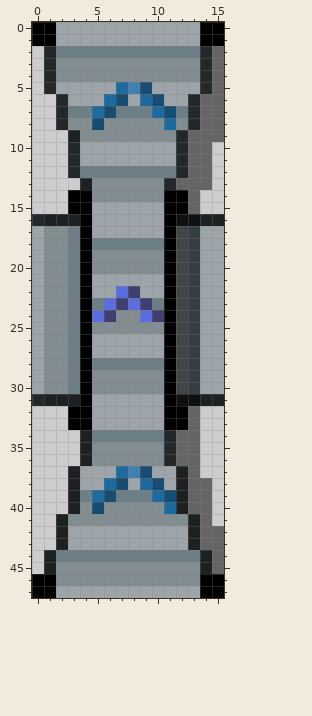
Two states of a pixel-art file, data/gfx/world-obj/belt-over.ase. Above: the version before the commit.
16x48 pixels, 1 frame. Colours within 5 levels of each other are drawn and written as one.
New version:
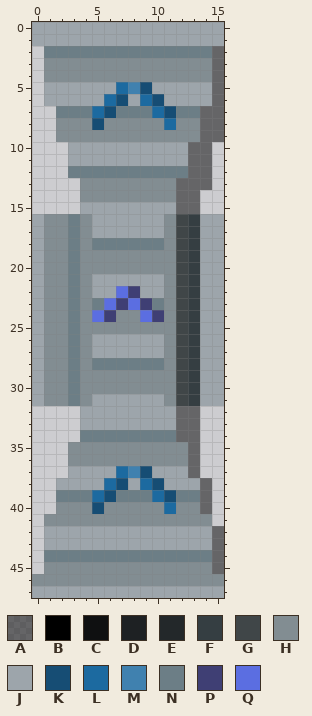
Palette (. is transparent): A #00000081  B #000000  C #0f1011  D #1e2123  E #23282a  F #353e42  G #404648  H #828d92  J #9da5ab  K #164d74  L #1c6aa0  M #4081af  N #6c7e86  P #3f3f74  Q #5b6ee1
The exact change:
Layers "Flattened", "Under":
Colour A replaces colour B in rows 14 to 15 at x 12; in rows 32 to 33 at x 12.
Colour F replaces colour C in row 16 at x 13; in row 31 at x 13.
Colour G replaces colour C in row 16 at x 12; in row 31 at x 12.
Colour H is added in row 9 at x 2; in rows 35 to 36 at x 3; in row 40 at x 2; in row 41 at x 1.
Colour H replaces colour A in row 9 at x 13; in rows 35 to 36 at x 12; in row 40 at x 13; in row 41 at x 14.
Colour H replaces colour B in row 14 at x 4 and 11; in rows 16 to 31 at x 4 and 11; in row 46 at x 0 to 1 and 14 to 15.
Colour H replaces colour D in row 9 at x 3; in row 13 at x 4; in row 16 at x 1 to 2; in row 31 at x 1 to 2; in rows 35 to 36 at x 4; in row 40 at x 3 and 12.
Colour H replaces colour D in row 41 at x 2 and 13; in row 45 at x 1 and 14.
Colour H replaces colour E in rows 3 to 4 at x 1 and 14; in row 8 at x 2 and 13; in row 9 at x 12; in row 13 at x 11; in rows 35 to 36 at x 11.
Colour J is added in row 6 at x 1; in row 38 at x 2; in rows 42 to 43 at x 1.
Colour J replaces colour A in row 6 at x 14; in row 38 at x 13; in rows 42 to 43 at x 14.
Colour J replaces colour B in rows 0 to 1 at x 0 to 1 and 14 to 15; in row 15 at x 4 and 11; in rows 32 to 33 at x 4 and 11; in row 47 at x 0 to 1 and 14 to 15.
Colour J replaces colour D in row 16 at x 14 to 15; in row 31 at x 14 to 15; in rows 37 to 38 at x 3 and 12; in rows 42 to 43 at x 2 and 13.
Colour J replaces colour E in row 5 at x 1 and 14; in row 6 at x 2 and 13; in rows 10 to 11 at x 3 and 12; in row 16 at x 0; in row 31 at x 0.
Colour N is added in row 39 at x 2.
Colour N replaces colour A in row 39 at x 13.
Colour N replaces colour D in row 16 at x 3; in row 31 at x 3; in row 34 at x 4; in row 39 at x 3 and 12; in row 44 at x 1 and 14.
Colour N replaces colour E in row 2 at x 1 and 14; in row 7 at x 2 and 13; in row 12 at x 3 and 12; in row 34 at x 11.
The author cleared colour B in rows 14 to 15 at x 3; in rows 32 to 33 at x 3.
